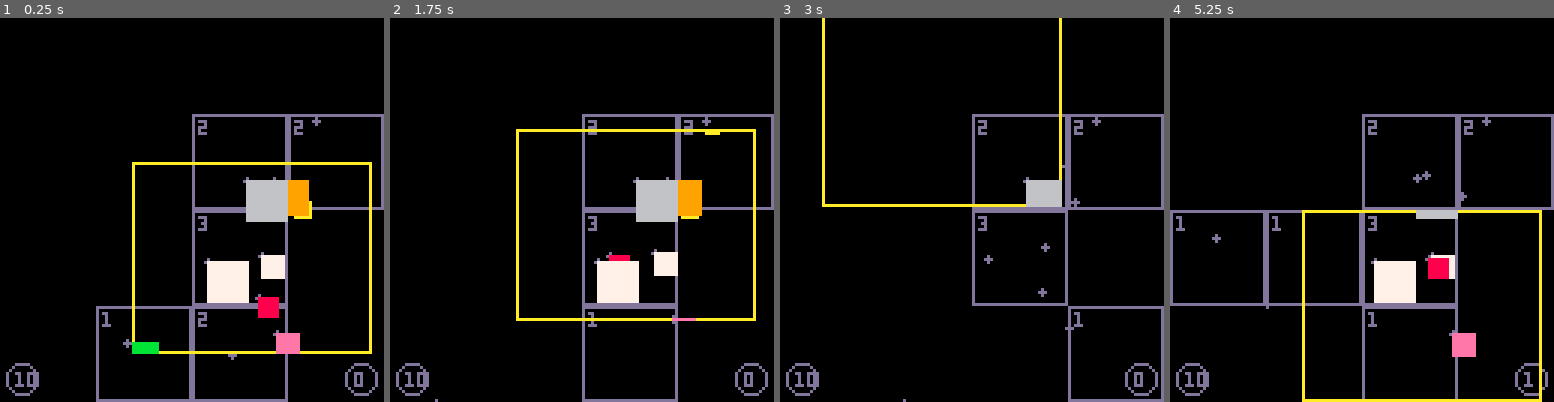
Above: before the commit, frames 1-4 (left to right).
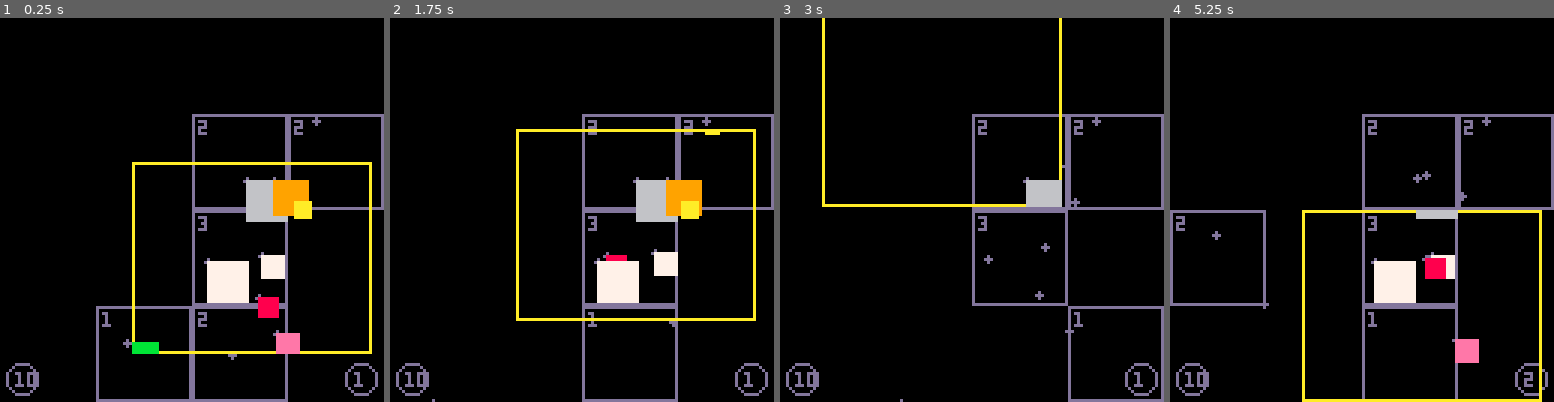
Above: after the commit, the same moments.

Repository: kikito/locus.p8
Game: PICO-8 cartridge test_locus.p8
The game is run twice, just before and just after one commit, with the same random seed, the same clock (stepped at 60 frames per second) and the same inputs.
Inputs:
- Up to frame 1 (0.25 s): no input
- Up to frame 2 (1.75 s): no input
- Up to frame 3 (3 s): no input
- Up to frame 4 (5.25 s): no input

The runs differ from the first frame. In frame 1, 0.6% of the frame differs, in the area x 71-95%, y 42-96%; in frame 2, 0.7%; in frame 3, 0.1%; in frame 4, 1.2%, in the area x 1-95%, y 50-96%.

Commit message:
world:query now returns an iterator. Dropped filter

Diff:
--- a/locus.lua
+++ b/locus.lua
@@ -15,7 +15,25 @@
     return (x\size)+1, (y\size)+1
   end
 
-  local function each(op,p1,l,t,r,b,filter)
+  local function query_iter(l,t,r,b)
+    for cy=t,b do
+      for cx=l,r do
+        local cell=cells[cx|(cy>>>16)]
+        if cell then
+          for obj in pairs(cell) do
+            yield(obj)
+          end
+        end
+      end
+    end
+  end
+
+  local function query_next(co)
+    local _,obj=coresume(co)
+    return obj
+  end
+
+  local function each(op,p1,l,t,r,b)
     local cell,idx
     for cy=t,b do
       for cx=l,r do
@@ -31,12 +49,6 @@
             cell[p1]=nil
           elseif op=="free" and not next(cell) then
             cells[idx],pool[cell]=nil,true
-          elseif op=="query" then
-            for obj in pairs(cell) do
-              if not p1[obj] and (not filter or filter(obj)) then
-                p1[obj]=true
-              end
-            end
           end
         end
       end
@@ -74,12 +86,11 @@
       px[obj],py[obj]=x,y
     end,
 
-    query=function(x,y,w,h,filter)
-      local res=frompool()
+    query=function(x,y,w,h)
       local l,t=p2c(x,y)
       local r,b=p2c(x+w,y+h)
-      each("query",res,l-1,t-1,r+1,b+1,filter)
-      return res
+      local co=cocreate(function() query_iter(l-1,t-1,r+1,b+1) end)
+      return query_next,co
     end,
   }
 end
--- a/test_locus.lua
+++ b/test_locus.lua
@@ -35,7 +35,7 @@
   -- move all the objects in locus
   -- we use a bigger box than just the screen so that we also update the objects that
   -- are outside of the visible screen
-  for obj in pairs(loc.query(-128,-128,256,256)) do
+  for obj in loc.query(-128,-128,256,256) do
     obj.x+= sin(obj.av*t)*obj.r
     obj.y+= cos(obj.av*t)*obj.r
     loc.update(obj,obj.x,obj.y)
@@ -104,7 +104,7 @@
 
   -- draw he objects that are visible through the viewport with rectfill+color
   clip(vp.x,vp.y,vp.w,vp.h)
-  for obj in pairs(loc.query(vp.x,vp.y,vp.w,vp.h)) do
+  for obj in loc.query(vp.x,vp.y,vp.w,vp.h) do
    rrectfill(obj.x,obj.y,obj.w,obj.h,0,obj.col)
   end
   clip()
